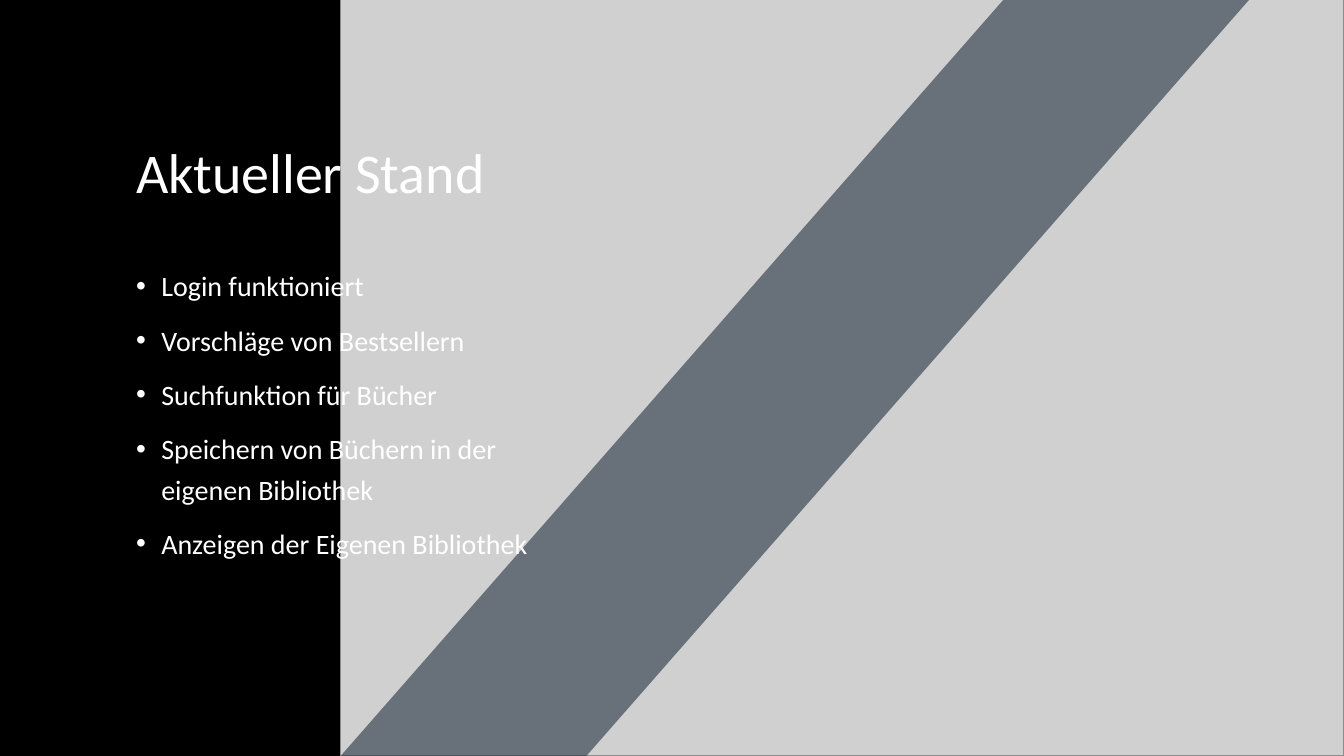
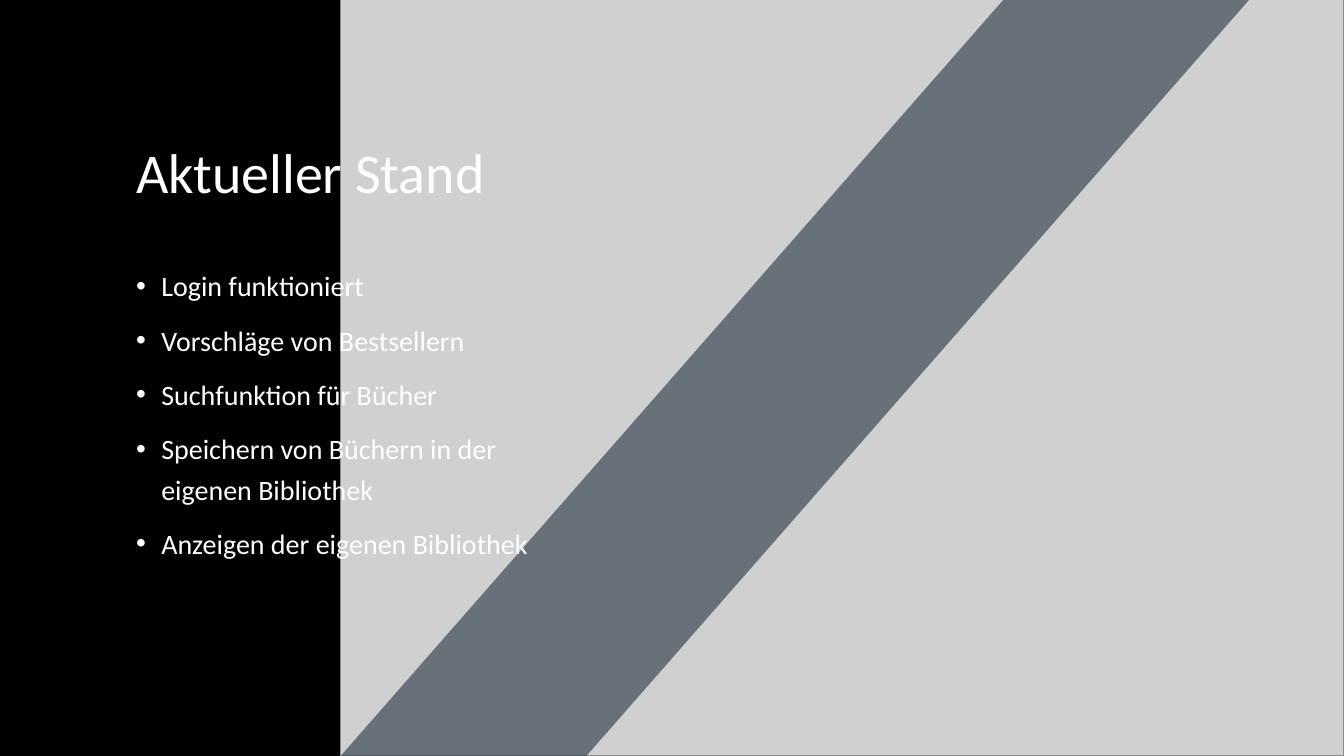
Before and after one commit to AaloFanaa/htldo5_swp, a slide deck: slide 5 of ScreenTale/Projektmanagement/Projekt Präsentationen/ScreenTale Zwischenpräsentation _14_02_2024.pptx. Drawn at 1344x756 pixels with LibreOffice and Linux fonts; fonts in the diff are those of the drawing; grey boxes stand for pictures. Boxes give left, top, right and bottom in pixels: in the first picture for what was removed or moved away, otherwise in the second. Text is boxed around its words. In the diff, an @@ line names an element or a change of style, - is before the commit and + after.

```diff
--- a/ScreenTale/Projektmanagement/Projekt Präsentationen/ScreenTale Zwischenpräsentation _14_02_2024.pptx
+++ b/ScreenTale/Projektmanagement/Projekt Präsentationen/ScreenTale Zwischenpräsentation _14_02_2024.pptx
@@ text at (161, 531, 528, 561): text changed @@
-• Anzeigen der Eigenen Bibliothek
+• Anzeigen der eigenen Bibliothek
```
Also in this commit, not shown: 2 other slides changed, 1 slide added, 1 slide removed.
